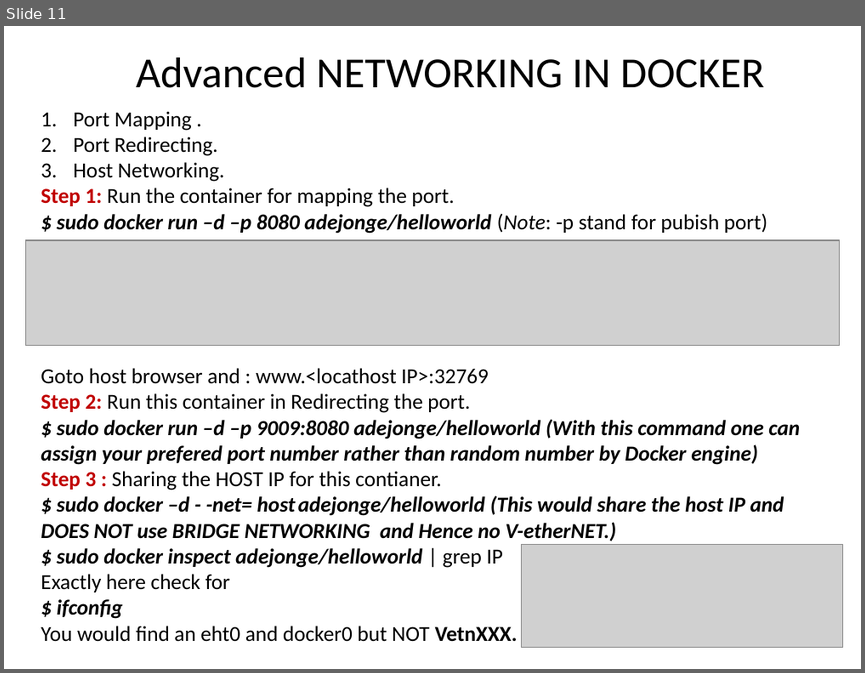
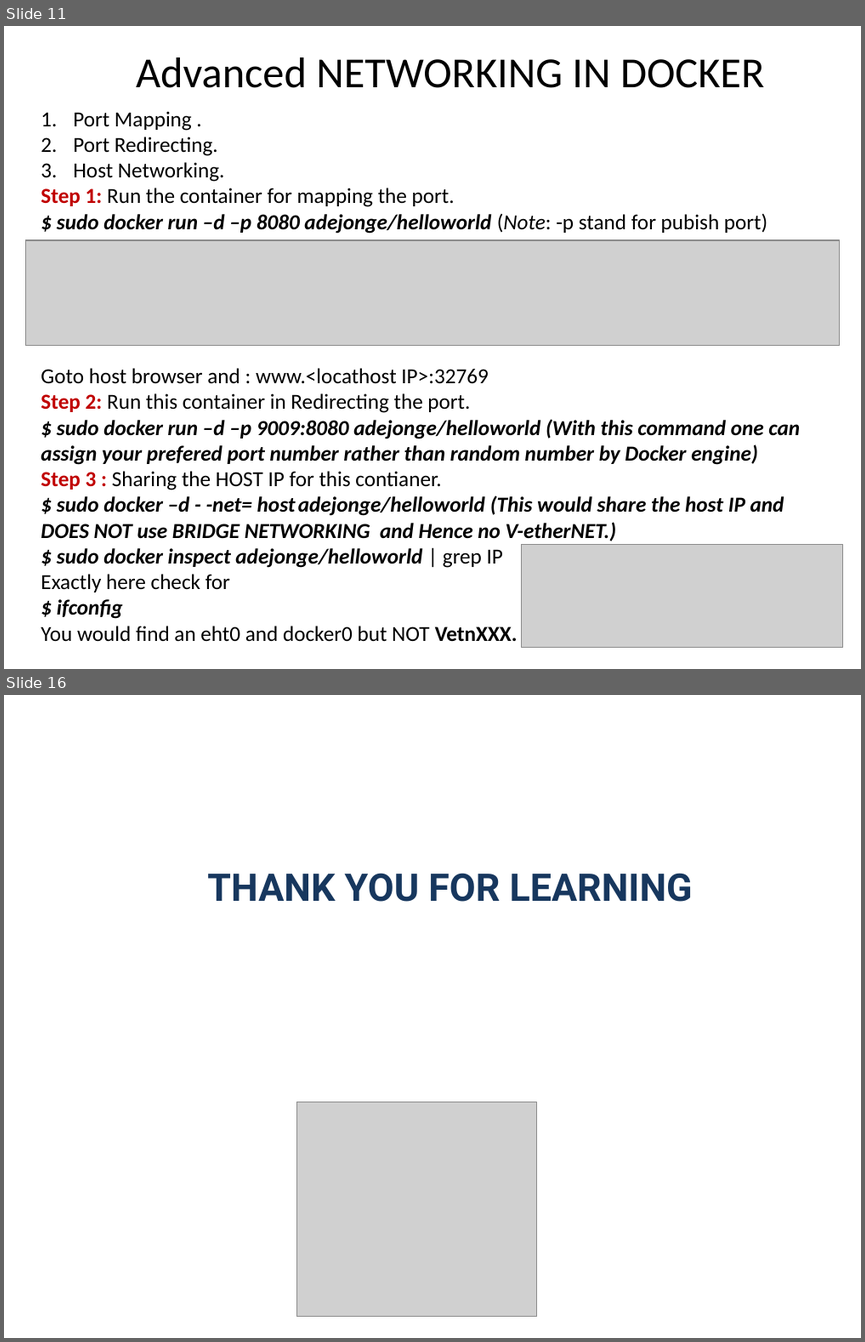
Before and after one commit to zameerpasha/DevopsTrainingRepo, a slide deck: Docker/Docker_Tutorial.pptx. Shown one above the other, each under a label of ours: slide 11 before the commit, slides 11 and 16 after it; the slides between them are not shown. The pictures are 865x673 and 865x1342 pixels, drawn with LibreOffice and Linux fonts; fonts in the diff are those of the drawing; grey boxes stand for pictures. Boxes give left, top, right and bottom in pixels: in the first picture for what was removed or moved away, otherwise in the second. Text is boxed around its words. In the diff, an @@ line names an element or a change of style, - is before the commit and + after.

```diff
--- a/Docker/Docker_Tutorial.pptx
+++ b/Docker/Docker_Tutorial.pptx
@@ slide 16 added at [4,695,861,1338], background #FFFFFF @@
@@ text added at [207,873,692,902], 32 pt, text #17375E, bold @@
+THANK YOU FOR LEARNING
@@ picture added at [297,1102,537,1316] @@
```
Also in this commit, not shown: 1 slide changed, 4 other slides added, 1 slide removed.
